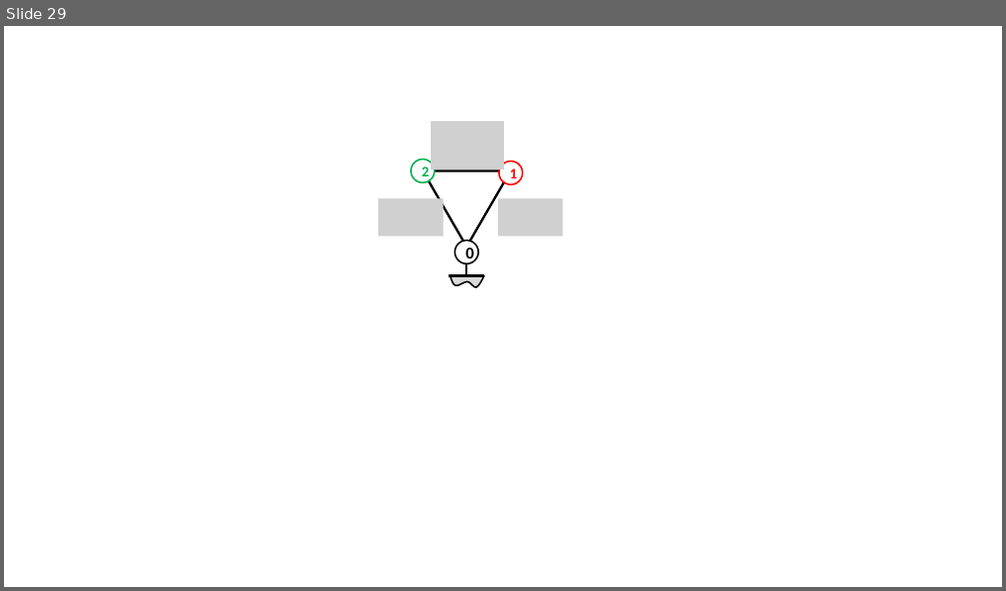
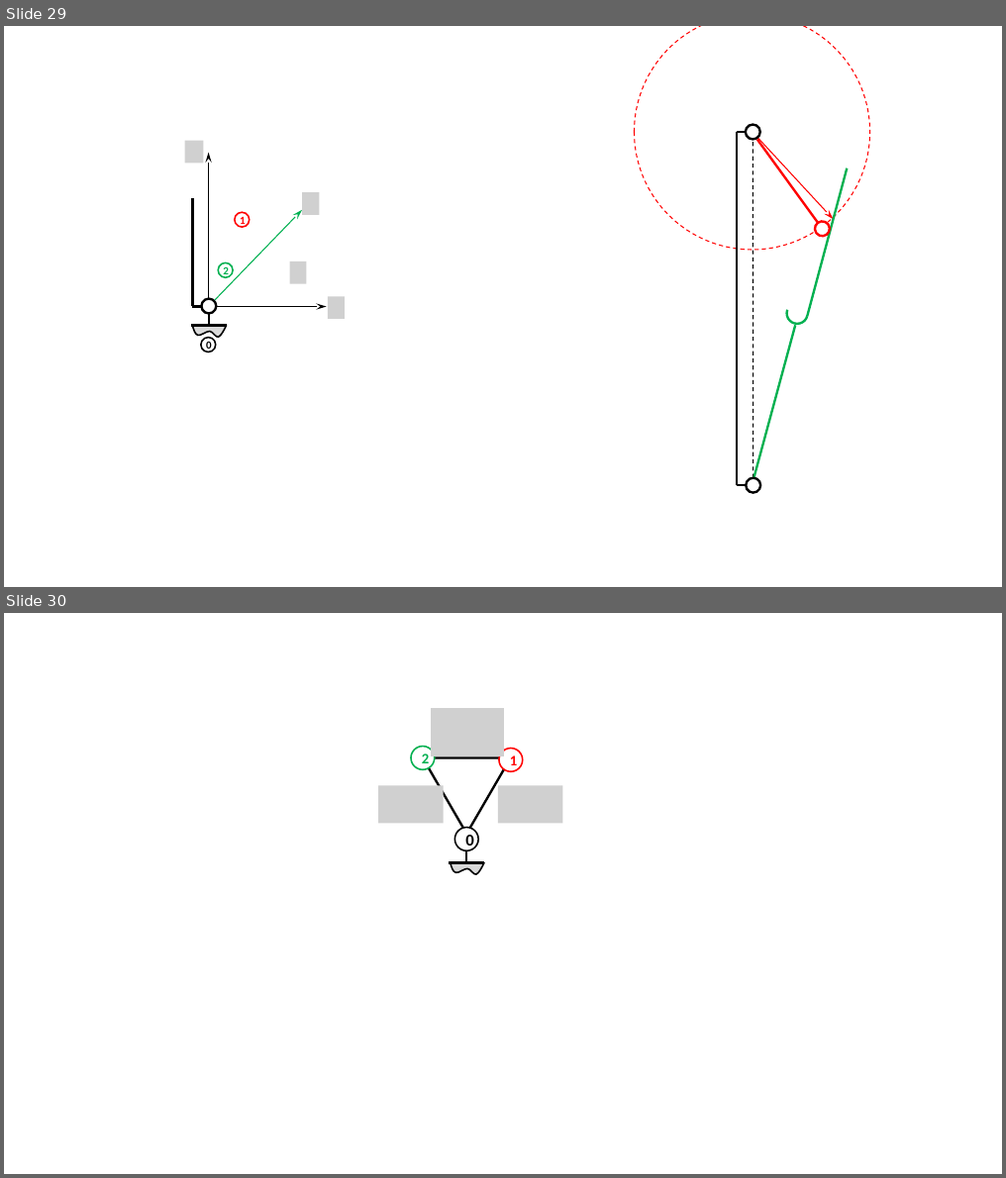
Before and after one commit to xpessoles/ExercicesCompetences, a slide deck: MecanismesDeBase/Figures.pptx. Shown one above the other, each under a label of ours: slide 29 before the commit, slides 29 and 30 after it. The pictures are 1006x591 and 1006x1178 pixels, drawn with LibreOffice and Linux fonts; fonts in the diff are those of the drawing; grey boxes stand for pictures; background and template pictures are left out. Boxes give left, top, right and bottom in pixels: in the first picture for what was removed or moved away, otherwise in the second. Text is boxed around its words. In the diff, an @@ line names an element or a change of style, - is before the commit and + after.

```diff
--- a/MecanismesDeBase/Figures.pptx
+++ b/MecanismesDeBase/Figures.pptx
@@ slide 29 added at <box>4,26,1002,587</box>, background #FFFFFF @@
@@ ellipse added at <box>635,26,870,250</box>, outline #FF0000 1 pt dashed @@
@@ picture added at <box>185,141,204,163</box> @@
@@ line added from (746, 132) to (737, 132), #000000 2.25 pt @@
@@ line added from (737, 485) to (737, 132), #000000 2.25 pt @@
@@ ellipse added at <box>746,125,761,140</box>, fill #FFFFFF, outline #000000 2.25 pt @@
@@ arrow added from (748, 127) to (834, 219), #FF0000 1 pt @@
@@ line added from (753, 478) to (752, 139), #000000 1 pt dashed @@
@@ line added from (818, 223) to (757, 140), #FF0000 2.25 pt @@
@@ arrow added from (208, 307) to (208, 153), #000000 1 pt @@
@@ line added from (807, 316) to (846, 169), #00B050 2.25 pt @@
@@ line added from (193, 307) to (193, 198), #000000 2.25 pt @@
@@ picture added at <box>302,193,319,215</box> @@
@@ arrow added from (214, 301) to (302, 210), #00B050 1 pt @@
@@ ellipse added at <box>235,212,250,227</box>, outline #FF0000 1.5 pt, 10.5 pt, text #FF0000, bold @@
+1
@@ ellipse added at <box>812,218,833,239</box>, fill #FFFFFF, outline #FF0000 2.25 pt @@
@@ picture added at <box>290,262,307,284</box> @@
@@ ellipse added at <box>218,264,233,278</box>, outline #00B050 1.5 pt, 10.5 pt, text #00B050, bold @@
+2
@@ line added from (201, 307) to (193, 307), #000000 2.25 pt @@
@@ ellipse added at <box>202,299,217,314</box>, fill #FFFFFF, outline #000000 2.25 pt @@
@@ arrow added from (208, 307) to (327, 307), #000000 1 pt @@
@@ line added from (209, 313) to (209, 325), #000000 2.25 pt @@
@@ picture added at <box>328,297,345,319</box> @@
@@ arc (boxed as its full ellipse) added at <box>785,300,811,326</box>, fill #FFFFFF, outline #00B050 2.25 pt @@
@@ line added from (227, 325) to (191, 325), #000000 2.25 pt @@
@@ freeform shape added at <box>193,325,227,338</box>, fill #D9D9D9, outline #000000 1.5 pt @@
@@ ellipse added at <box>201,338,216,353</box>, outline #000000 1.5 pt, 10.5 pt, text #000000, bold @@
+0
@@ line added from (754, 478) to (795, 325), #00B050 2.25 pt @@
@@ line added from (746, 485) to (737, 485), #000000 2.25 pt @@
@@ ellipse added at <box>746,478,761,493</box>, fill #FFFFFF, outline #000000 2.25 pt @@
@@ what was slide 29 is now slide 30 @@
```
Also in this commit, not shown: 1 slide changed.
